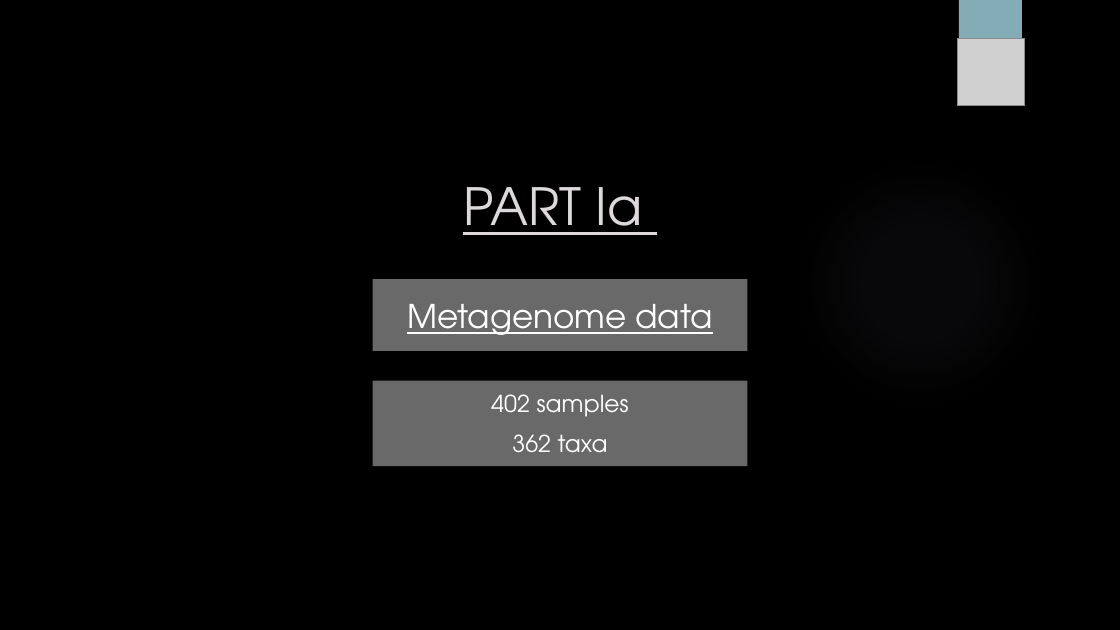
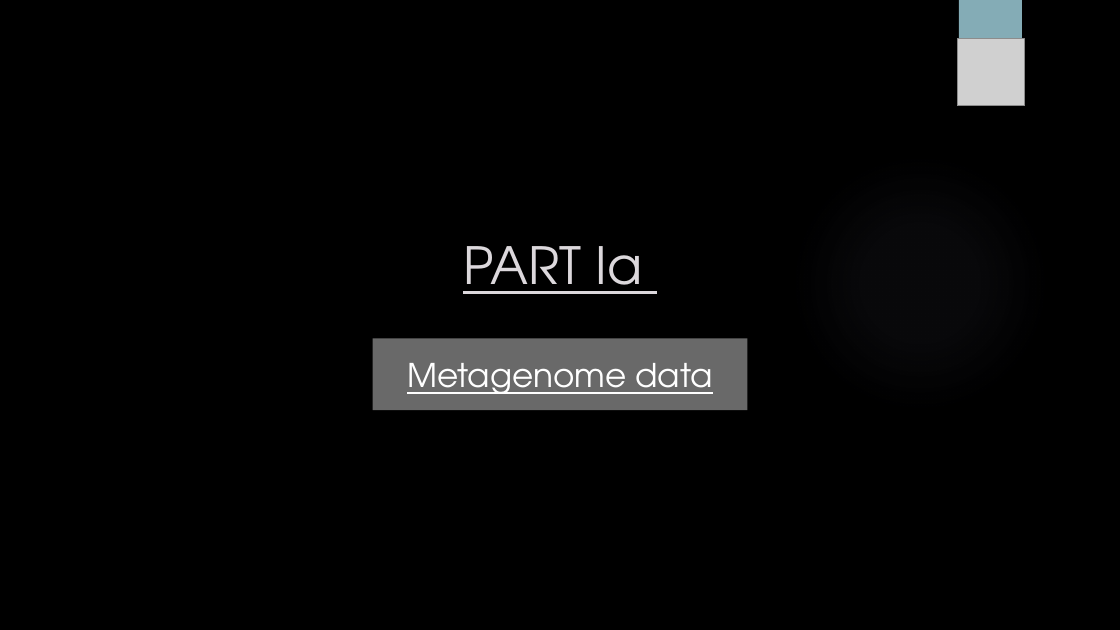
Before and after one commit to sabdeolive/Sabrina_BMS_Bachelor-Internship, a slide deck: slide 6 of Final Presentation.pptx. Drawn at 1120x630 pixels with LibreOffice and Linux fonts; fonts in the diff are those of the drawing; grey boxes stand for pictures; background and template pictures are left out. Boxes give left, top, right and bottom in pixels: in the first picture for what was removed or moved away, otherwise in the second. Text is boxed around its words. In the diff, an @@ line names an element or a change of style, - is before the commit and + after.

```diff
--- a/Final Presentation.pptx
+++ b/Final Presentation.pptx
@@ title "PART Ia" moved from (x1=463, y1=187, x2=643, y2=235) to (x1=463, y1=246, x2=643, y2=294) @@
@@ rectangle "Metagenome data" moved from (x1=373, y1=279, x2=748, y2=350) to (x1=373, y1=339, x2=748, y2=410) @@
@@ rectangle removed at (x1=373, y1=381, x2=748, y2=466) @@
-402 samples
-362 taxa
```
Also in this commit, not shown: 20 other slides changed, 2 slides added, 1 slide removed.
